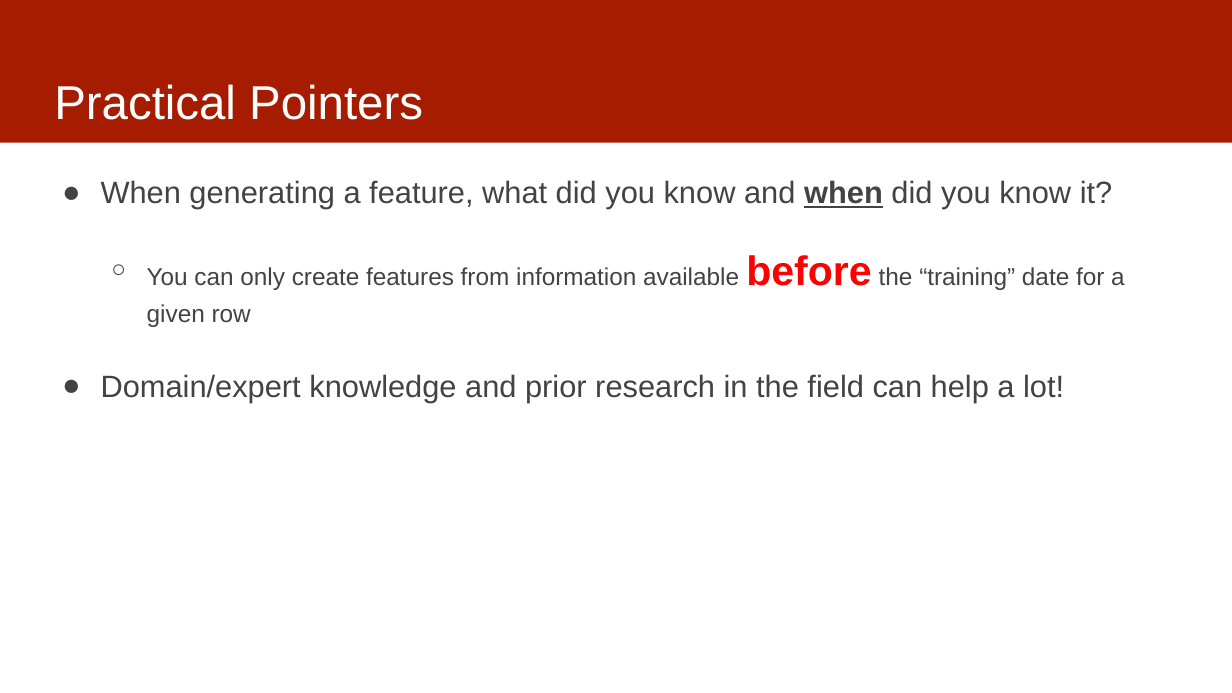
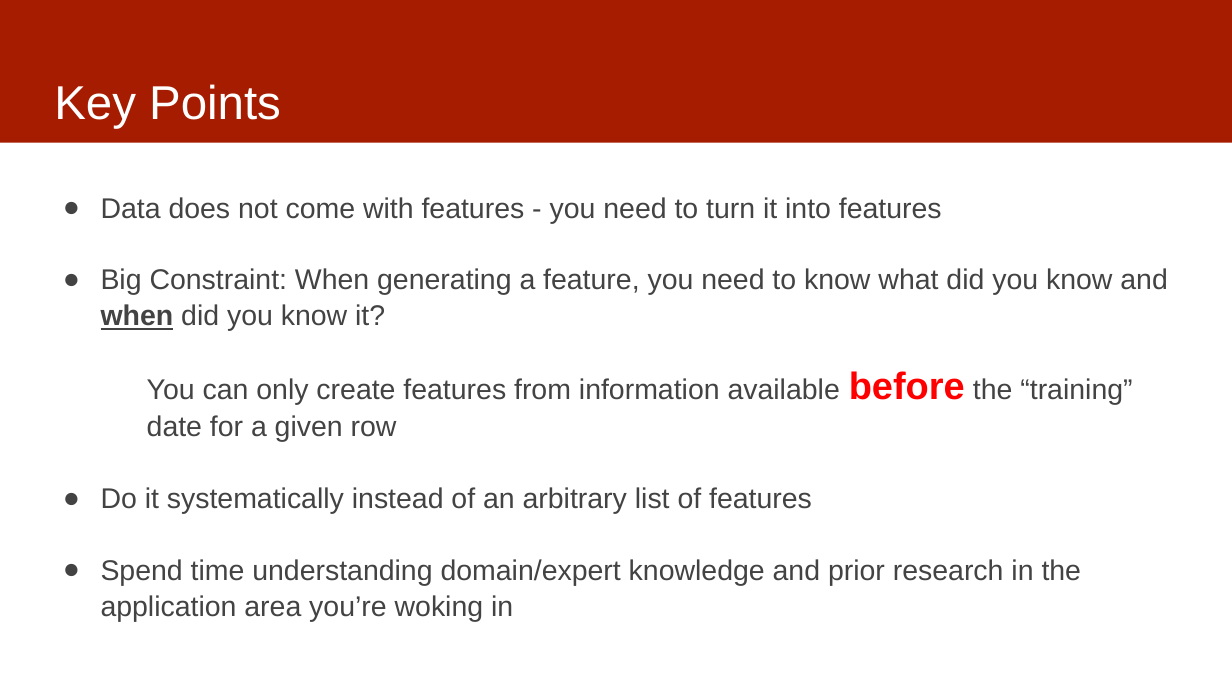
Before and after one commit to dssg/mlforpublicpolicylab, a slide deck: slide 11 of Lectures/12-features-and-imputation.pptx (slide 9 before the commit). Drawn at 1232x693 pixels with LibreOffice and Linux fonts; fonts in the diff are those of the drawing. Boxes give left, top, right and bottom in pixels: in the first picture for what was removed or moved away, otherwise in the second. Text is boxed around its words. In the diff, an @@ line names an element or a change of style, - is before the commit and + after.

```diff
--- a/Lectures/12-features-and-imputation.pptx
+++ b/Lectures/12-features-and-imputation.pptx
@@ title at (x1=54, y1=84, x2=281, y2=129): text changed @@
-Practical Pointers
+Key Points
@@ text "Data does not come with ..." moved from (x1=101, y1=180, x2=1125, y2=402) to (x1=101, y1=197, x2=1167, y2=622) @@
@@ text at (x1=101, y1=197, x2=1167, y2=331): text changed; size 24 to 22.2 pt @@
-● When generating a feature, what did you know and when did you know it?
+● Data does not come with features - you need to turn it into features
+● Big Constraint: When generating a feature, you need to know what did you know and when did you know it?
@@ text at (x1=147, y1=371, x2=1132, y2=442): size 19 to 22.2 pt in "You can only create features from information ..."; size 32 to 29.6 pt in "before"; bullet ○ to none; list level 2 to 1 in "You can only create features ..."; line spacing 1.15 to 1.05 @@
@@ text at (x1=101, y1=487, x2=1082, y2=622): text changed; size 24 to 22.2 pt @@
-● Domain/expert knowledge and prior research in the field can help a lot!
+● Do it systematically instead of an arbitrary list of features
+● Spend time understanding domain/expert knowledge and prior research in the application area you’re woking in
```
Also in this commit, not shown: 2 other slides changed, 4 slides added, 3 slides removed, 1 other file.
